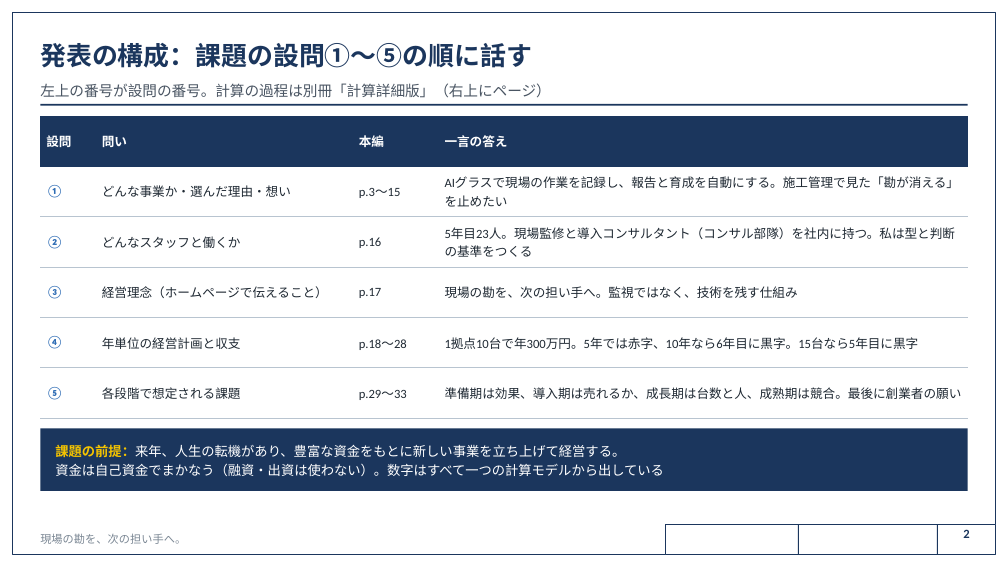
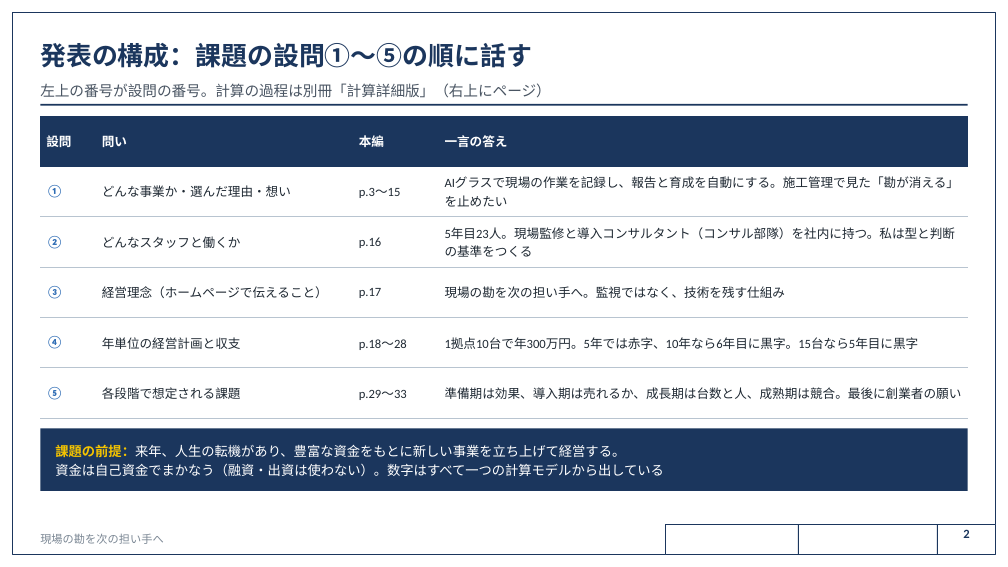
Before and after one commit to SEITOSHIKI/-ai-commute-audio-, a slide deck: slide 2 of deck/カンツギ_事業計画書_本編.pptx. Drawn at 1008x567 pixels with LibreOffice and Linux fonts; fonts in the diff are those of the drawing; background and template pictures are left out. Boxes give left, top, right and bottom in pixels: in the first picture for what was removed or moved away, otherwise in the second. Text is boxed around its words. In the diff, an @@ line names an element or a change of style, - is before the commit and + after.

```diff
--- a/deck/カンツギ_事業計画書_本編.pptx
+++ b/deck/カンツギ_事業計画書_本編.pptx
@@ table at <box>40,116,968,404</box> @@
-row 4, column 4: 現場の勘を、次の担い手へ。監視ではなく、技術を残す仕組み
+row 4, column 4: 現場の勘を次の担い手へ。監視ではなく、技術を残す仕組み
@@ text at <box>40,534,164,544</box>: text changed @@
-現場の勘を、次の担い手へ。
+現場の勘を次の担い手へ
```
Also in this commit, not shown: 32 other slides changed, 34 other files.
